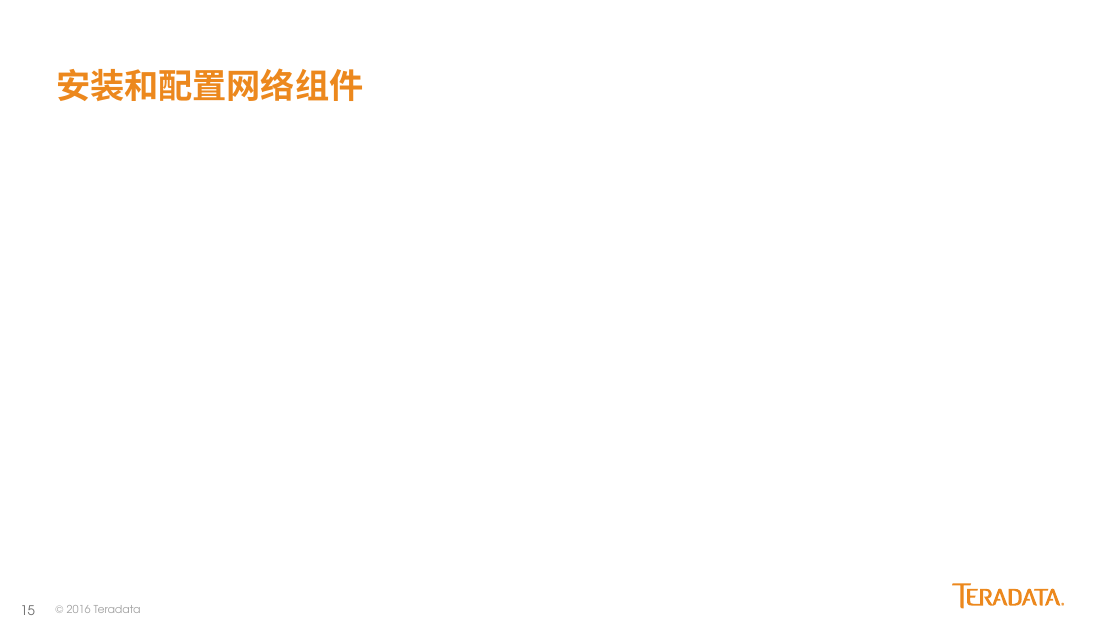
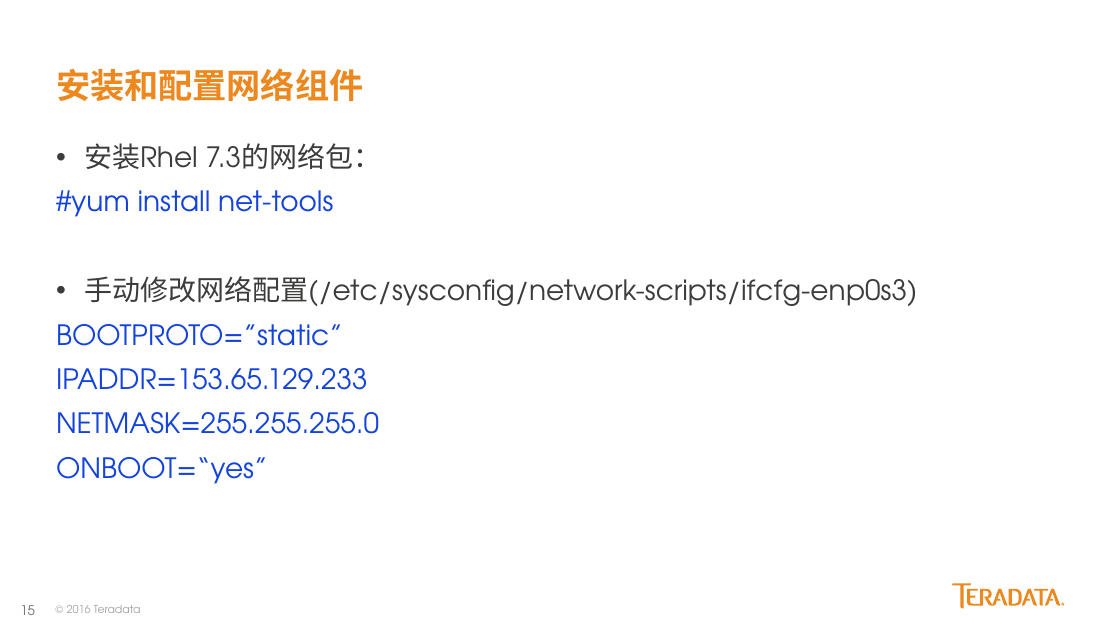
Before and after one commit to yaoran2000/MyTeradata, a slide deck: slide 15 of slides/Kylo配置与使用.pptx. Drawn at 1120x630 pixels with LibreOffice and Linux fonts; fonts in the diff are those of the drawing. Boxes give left, top, right and bottom in pixels: in the first picture for what was removed or moved away, otherwise in the second. Text is boxed around its words. In the diff, an @@ line names an element or a change of style, - is before the commit and + after.

```diff
--- a/slides/Kylo配置与使用.pptx
+++ b/slides/Kylo配置与使用.pptx
@@ text added at [56, 143, 917, 484], 18 pt, text #1343DB @@
+• 安装Rhel 7.3的网络包：
+#yum install net-tools
+• 手动修改网络配置(/etc/sysconfig/network-scripts/ifcfg-enp0s3)
+BOOTPROTO=”static”
+IPADDR=153.65.129.233
+NETMASK=255.255.255.0
+ONBOOT=“yes”
```
Also in this commit, not shown: 4 other slides changed, 1 slide added.
